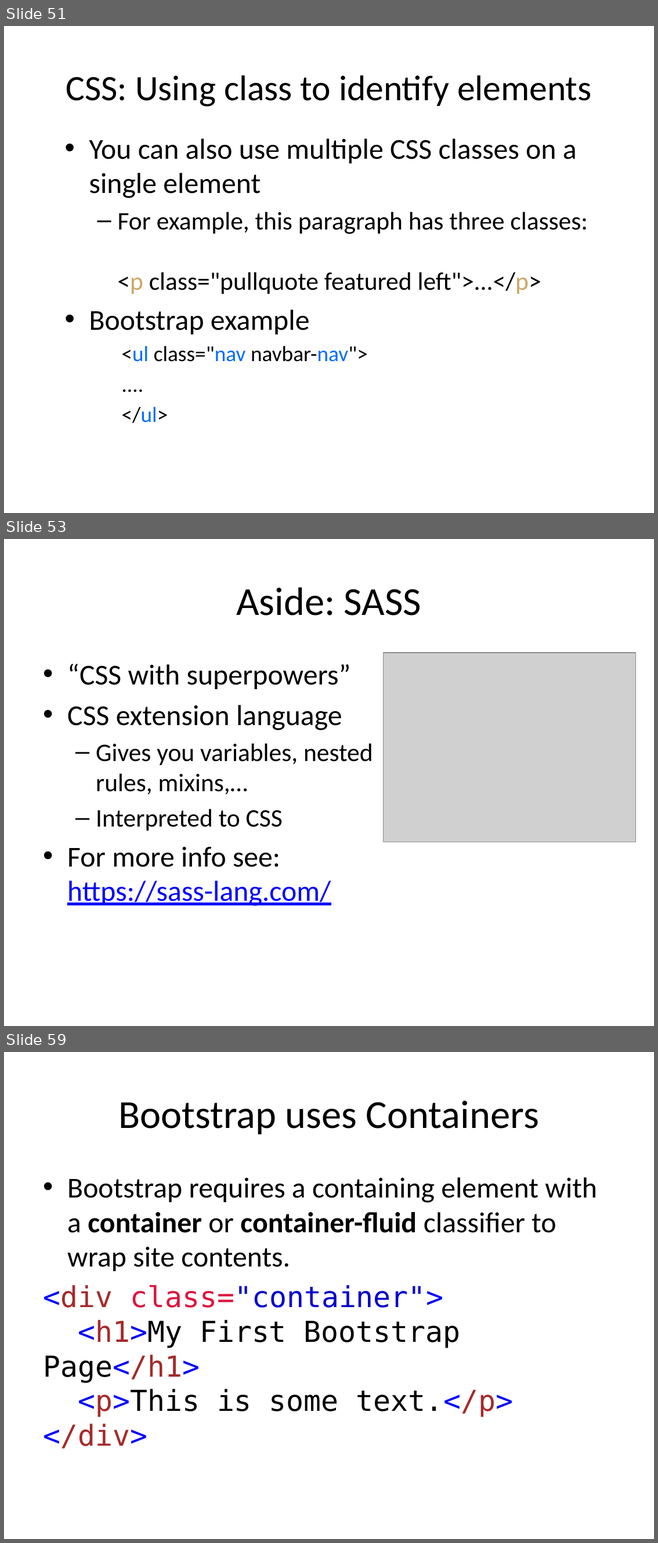
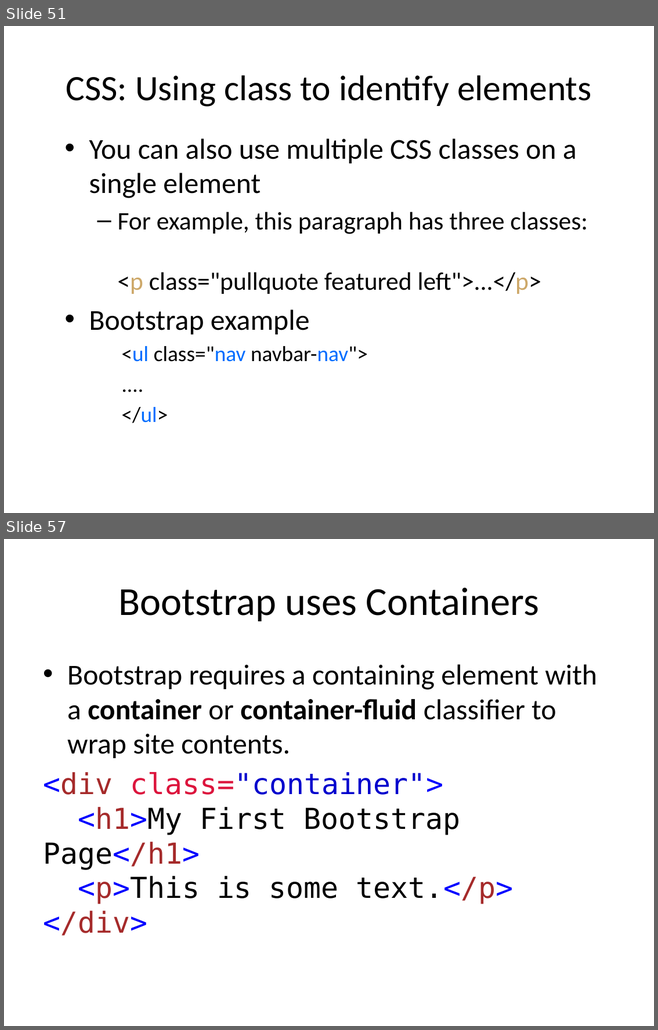
Before and after one commit to diarmuidoconnor/ict-2021, a slide deck: topic02/talk-1/html5.pptx. Shown one above the other, each under a label of ours: slides 51, 53 and 59 before the commit, slides 51 and 57 after it; the slides between them are not shown. The pictures are 658x1543 and 658x1030 pixels, drawn with LibreOffice and Linux fonts; fonts in the diff are those of the drawing; grey boxes stand for pictures. Boxes give left, top, right and bottom in pixels: in the first picture for what was removed or moved away, otherwise in the second. Text is boxed around its words. In the diff, an @@ line names an element or a change of style, - is before the commit and + after.

```diff
--- a/topic02/talk-1/html5.pptx
+++ b/topic02/talk-1/html5.pptx
@@ slide 53 removed at box(4, 539, 654, 1026), background #FFFFFF @@
@@ title removed at box(236, 587, 421, 616) @@
-Aside: SASS
@@ picture removed at box(383, 653, 636, 842) @@
@@ text removed at box(67, 664, 373, 906) @@
-• “CSS with superpowers”
-• CSS extension language
-  – Gives you variables, nested rules, mixins,…
-  – Interpreted to CSS
-• For more info see: https://sass-lang.com/
@@ what was slide 59 is now slide 57 @@
```
Also in this commit, not shown: 5 slides changed, 1 slide added, 2 other slides removed, 2 other files.
